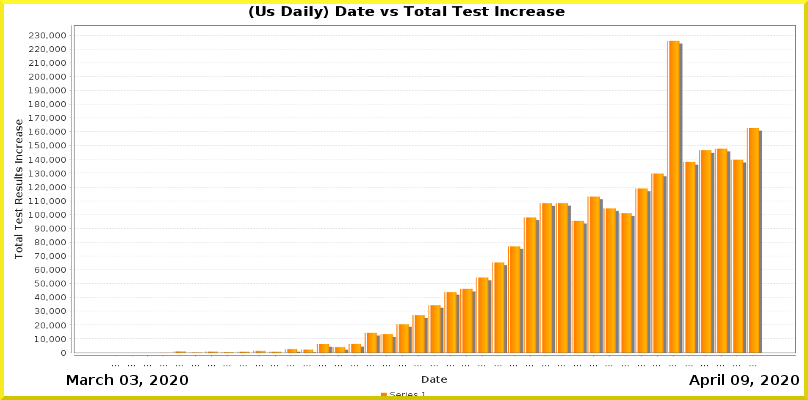
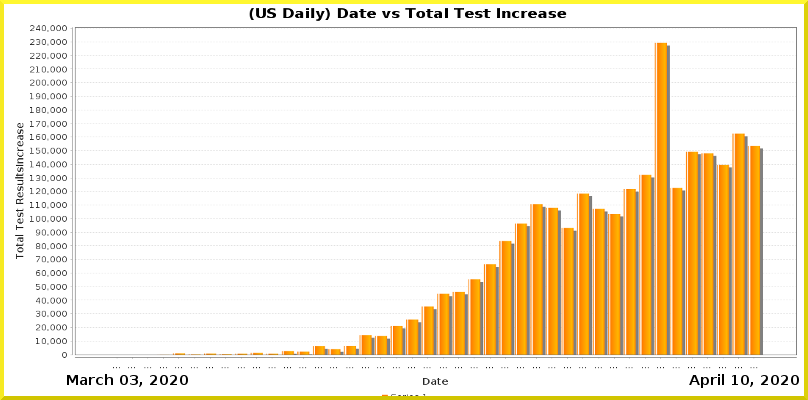
Comparing the layer stacks of the two 808×400 images. Changes:
painted on "Current Date" over [731, 375, 749, 385]
painted on "Date_vs_TestIncrease.png" over [14, 6, 797, 396]
